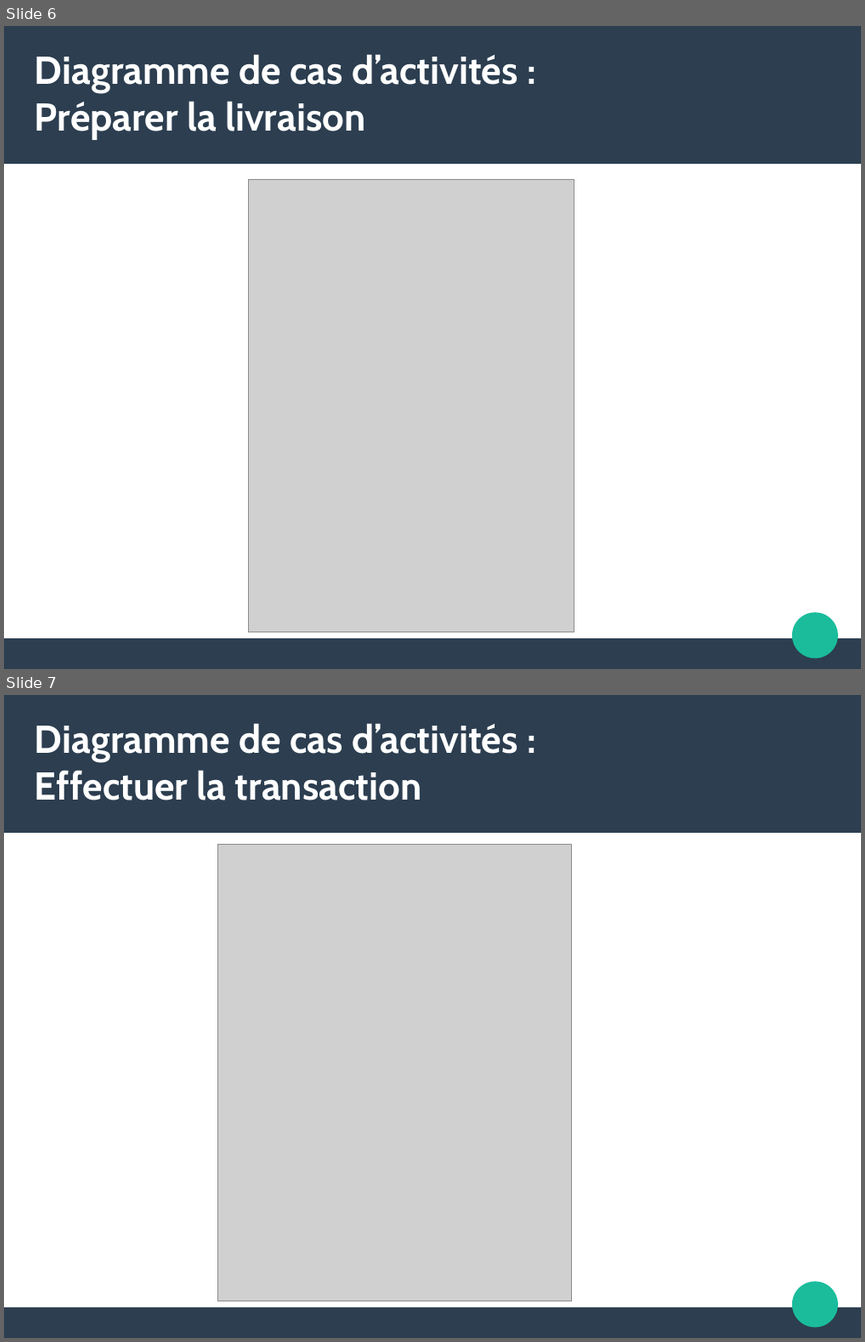
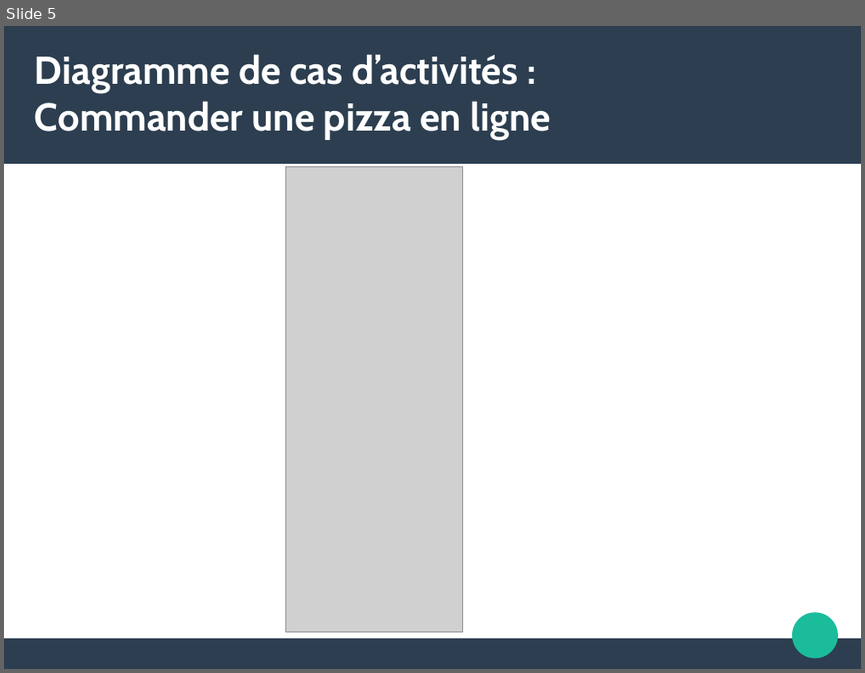
Before and after one commit to Wanbli83470/P4, a slide deck: presentation/SLIDE.odp. Shown one above the other, each under a label of ours: slides 6 and 7 before the commit, slide 5 after it. The pictures are 865x1342 and 865x673 pixels, drawn with LibreOffice and Linux fonts; fonts in the diff are those of the drawing; grey boxes stand for pictures. Boxes give left, top, right and bottom in pixels: in the first picture for what was removed or moved away, otherwise in the second. Text is boxed around its words. In the diff, an @@ line names an element or a change of style, - is before the commit and + after.

```diff
--- a/presentation/SLIDE.odp
+++ b/presentation/SLIDE.odp
@@ slide 7 removed at (x1=4, y1=695, x2=861, y2=1338), background #FFFFFF; not listed: 3 template elements that a slide beside it also shows @@
@@ title removed at (x1=35, y1=723, x2=518, y2=800) @@
-Diagramme de cas d’activités :
-Effectuer la transaction
@@ picture removed at (x1=218, y1=844, x2=572, y2=1301) @@
@@ what was slide 6 is now slide 5 @@
@@ slide 5 changed as well @@
@@ title at (x1=35, y1=54, x2=551, y2=141): text changed @@
-Diagramme de cas d’activités :
-Préparer la livraison
+Diagramme de cas d’activités :
+Commander une pizza en ligne
@@ picture resized from (x1=249, y1=179, x2=574, y2=632) to (x1=285, y1=167, x2=463, y2=632) @@
```
Also in this commit, not shown: 2 other slides changed, 4 slides added, 4 other slides removed, 5 other files.
